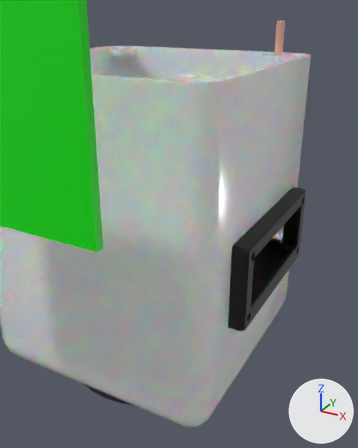
One commit to the Blender file 3dModel/Topf3.blend: the scene before it, then after it.
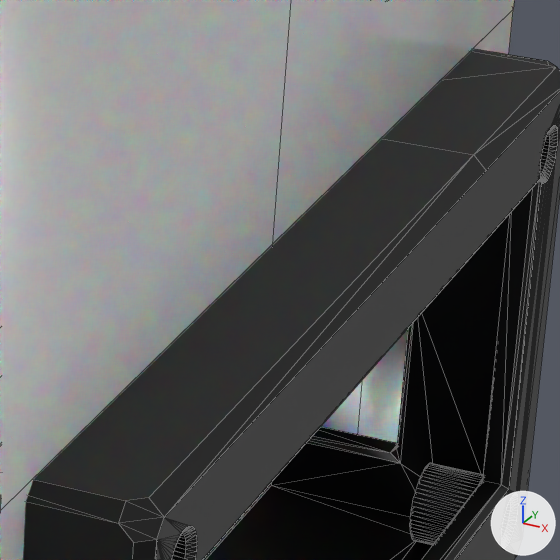
There are two pictures of each version: one whole from a camera (50 mm lens) standing at (137.0, -217.1, 80.6) and looking at (8.1, 17.2, -36.6), one close up on the part from 64% to 85% of the width and 40% to 57% of the height. The axes (+X, +Y, +Z) are drawn at lower right. The lights are the same throughout. The close-ups show mesh edges as thin lines.

In view in the first close-up: 'Gehäuse', 'Gehäuse.001', 'aaaaalcd16x2_case geklaut und verändert'.
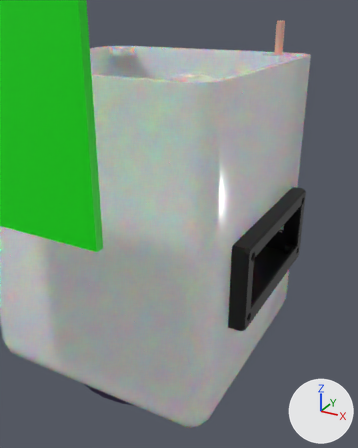
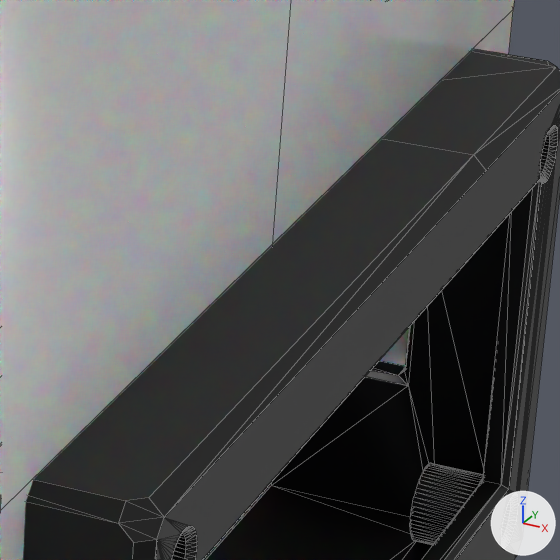
Pixel boxes (x1, y1, x2, y2) of what changed, in the close-ups (560 x 560 px; the box of a moved part takes in the faces that stretch with it):
part 1 of me_lcd16x2_case, moved or reshaped: (268, 214, 510, 517) in both

The edits, one by one:
me_lcd16x2_case has 1253 vertices, 2448 faces and spans x -7.5..79.5, y -39.2..7.2, z 39.2..77.9.
me_lcd16x2_case is used by ob_aaaaalcd16x2_case_geklaut_und_verändert; location (3.9, 38.4, -18.0); rotation (-2.094, 0.0, -1.571), in degrees (-120, 0, -90).
me_lcd16x2_case part 1: all 22 vertices in x -7.5..-5.0, y -17.0..1.1, z 49.5..66.2 are moved by (0.0, -5.9, -3.4).
